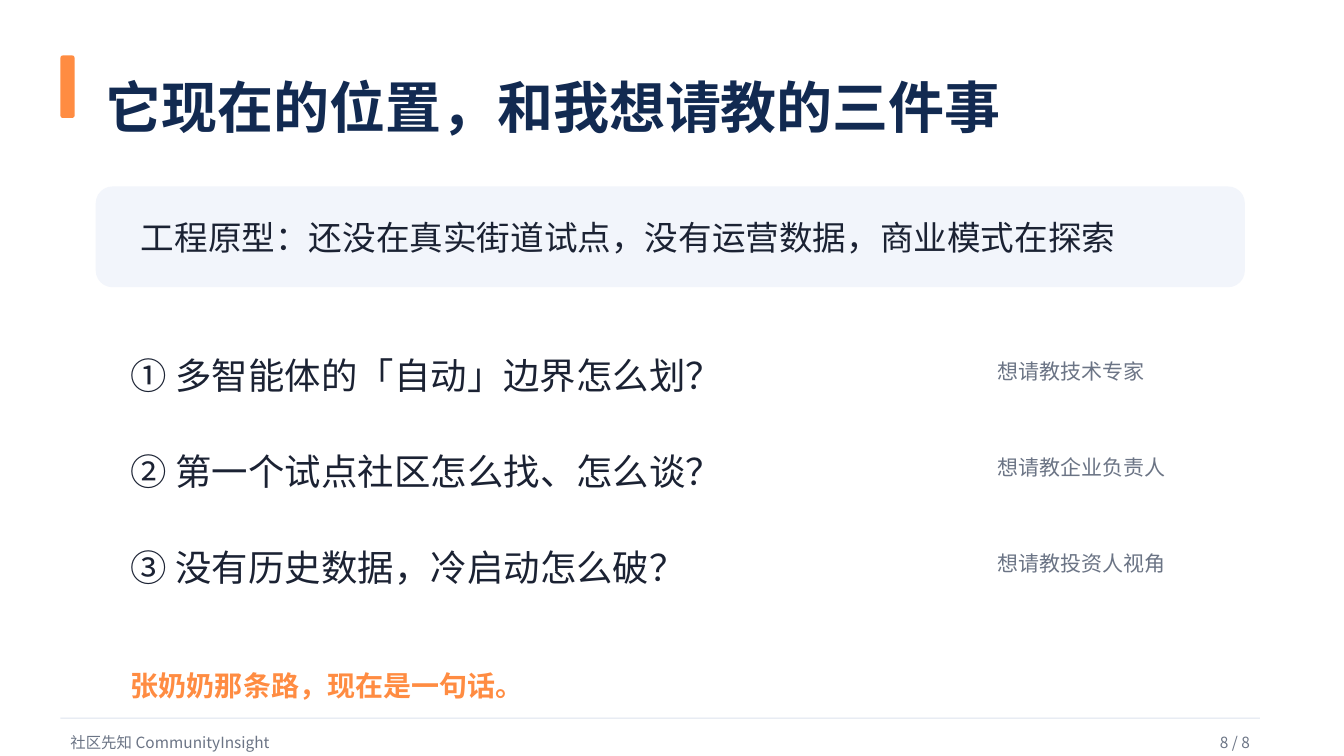
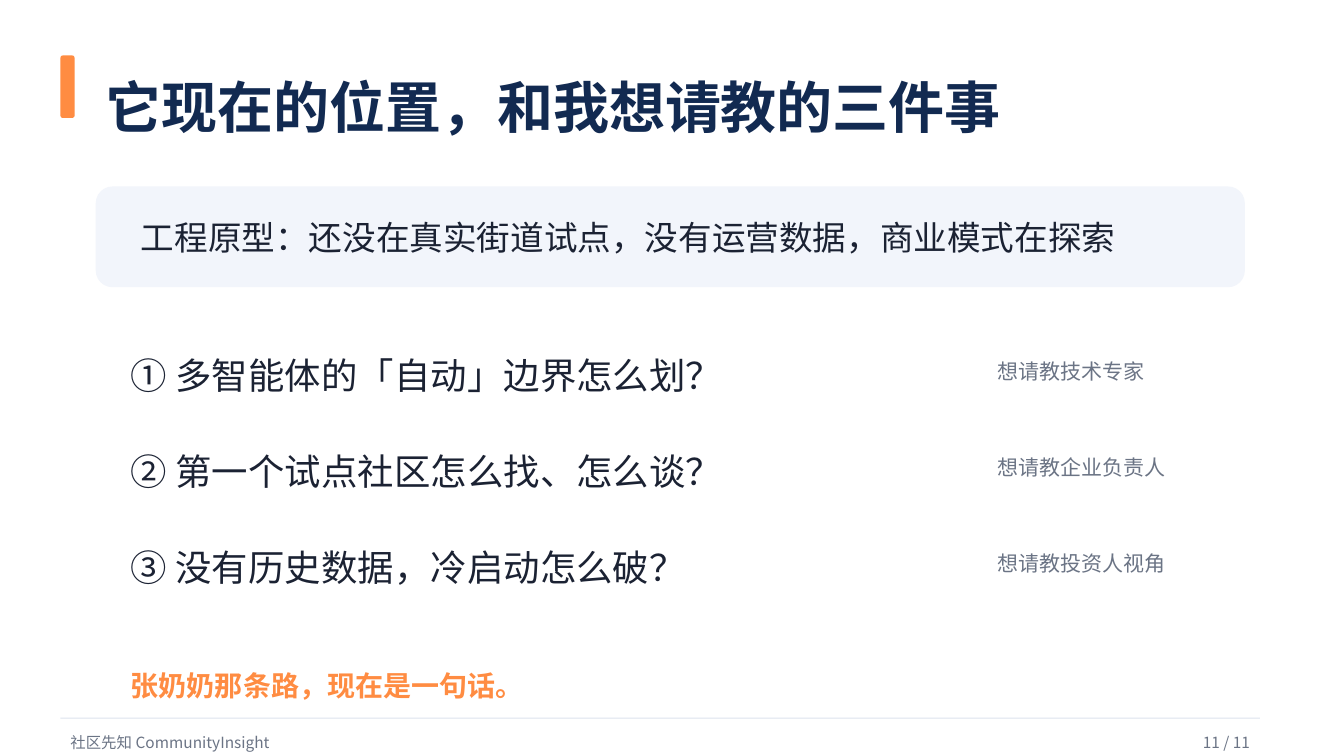
Before and after one commit to woshuofengsu/campus-insight-agent, a slide deck: slide 11 of docs/competition/9月22日路演-社区先知.pptx (slide 8 before the commit). Drawn at 1344x756 pixels with LibreOffice and Linux fonts; fonts in the diff are those of the drawing. Boxes give left, top, right and bottom in pixels: in the first picture for what was removed or moved away, otherwise in the second. Text is boxed around its words. In the diff, an @@ line names an element or a change of style, - is before the commit and + after.

```diff
--- a/docs/competition/9月22日路演-社区先知.pptx
+++ b/docs/competition/9月22日路演-社区先知.pptx
@@ text at bbox=[1203, 736, 1250, 748]: text changed @@
-8 / 8
+11 / 11
```
Also in this commit, not shown: 13 other slides changed, 1 other file.
